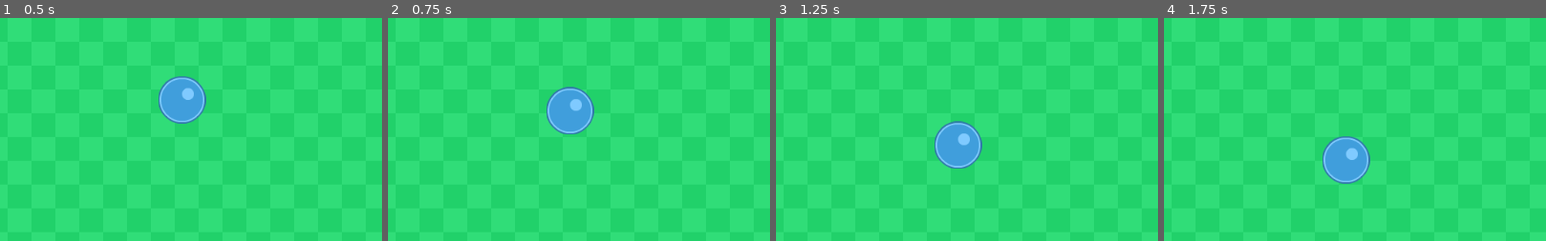
Above: before the commit, frames 1-4 (left to right).
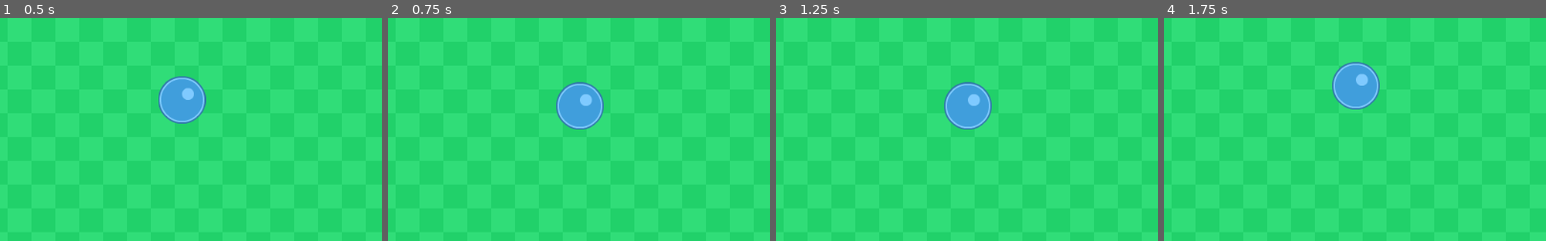
Above: after the commit, the same moments.

Repository: bryandissanayaka/nea-project
Game: Godot game, scene res://Scenes/TestLevel.tscn
Same seed, same stepped clock (60 frames per second), same inputs: the game is played once before the commit and once after it.
Inputs (mouse positions are % of the whole screen's width and height, from its top left):
- Up to frame 1 (0.5 s): no input
- Up to frame 2 (0.75 s): move the mouse to (72, 45) at 0.52 s; hold D (push_right, bound only after the commit) from 0.53 s (still down); tap F (freeze_ball) at 0.6 s; click (72, 45) at 0.67 s
- Up to frame 3 (1.25 s): keep holding D (push_right, bound only after the commit)
- Up to frame 4 (1.75 s): move the mouse to (30, 55) at 1.27 s; release D (push_right, bound only after the commit) at 1.28 s; hold G (reverse_gravity) from 1.28 s (still down); tap F (freeze_ball) at 1.35 s; click (30, 55) at 1.42 s
The pictures show only the part of the screen within x 27-77%, y 0-50%; the shares and areas given below are measured in that part.

Frame 1 is identical in both runs. In frame 2, 1.9% of the frame differs, in the area x 41-57%, y 28-53%; in frame 3, 4.1%; in frame 4, 4.3%, in the area x 41-57%, y 19-75%.

Commit message:
yo

Diff:
--- a/Junk/Debug.gd
+++ b/Junk/Debug.gd
@@ -17,3 +17,6 @@
 	var strg : String = String(a) + divide + String(b) + divide + String(c)
 	print(strg)
 	pass
+
+static func RadToDegrees():
+	return 57.29577951
--- /dev/null
+++ b/Junk/Fibonacci.gd
@@ -0,0 +1,19 @@
+extends Node2D
+
+var x = 0
+var y = 0
+var z = 0
+
+
+func _ready():
+	x = 1
+	y = 1
+	z = x + y
+	print(z)
+	pass
+
+func _process(delta):
+	x = y
+	y = z
+	z = x + y
+	print(z)
--- a/Junk/Scenes/Ball.gd
+++ b/Junk/Scenes/Ball.gd
@@ -1,10 +1,18 @@
 extends RigidBody2D
 
+#gravity variables
 const STOP_BALL_PERCENTAGE = 0.5
 const DECREASE_PERCENTAGE = 0.7
 const REVERSED_GRAVITY_SCALE = -5
 var gravity_reversed_pressed = false
 var gravity_up = false # is gravity going upwards
+
+#freeze variables
+var frozen = false
+
+#pushing variables
+var push_force = 200
+
 
 func _method_one(var delta):
 	if(Input.is_action_just_pressed("reverse_gravity") and not gravity_reversed_pressed):
@@ -21,7 +29,7 @@
 #	print(linear_velocity.y)
 
 
-func _method_two(delta):
+func _handle_gravity_reverse(delta):
 	if(Input.is_action_just_pressed(("reverse_gravity")) and not gravity_reversed_pressed):
 		gravity_scale *= REVERSED_GRAVITY_SCALE
 		gravity_reversed_pressed = true
@@ -37,13 +45,26 @@
 				gravity_scale = 1
 			gravity_reversed_pressed = false
 
+func _handle_freeze():
+	if(Input.is_action_just_pressed("freeze_ball")):
+		if(frozen):
+			mode = RigidBody2D.MODE_RIGID
+			frozen = false
+		else:
+			mode = RigidBody2D.MODE_STATIC
+			frozen = true
+
+func _handle_pushing():
+	if(Input.is_action_just_pressed("push_right")):
+		apply_impulse(Vector2.ZERO, Vector2.RIGHT * push_force)
+	if(Input.is_action_just_pressed("push_left")):
+		apply_impulse(Vector2.ZERO, Vector2.LEFT * push_force)
+
 func _ready():
 	pass
 
-
 func _process(delta):
-#	_method_one(delta)
-	_method_two(delta)
-
-
+	_handle_gravity_reverse(delta)
+	_handle_freeze()
+	_handle_pushing()
 	pass
--- a/Junk/DrawTool.gd
+++ b/Junk/Scenes/DrawTool.gd
@@ -25,14 +25,26 @@
 	line.global_position = start_position + line_midpoint
 	line.scale(line_length / LINE_PIXEL_WIDTH)
 	line.rotate(line_rotation)
+	line.validate()
 
 
-func _set_points():
-	var line = line_scene.instance()
-	add_child(line)
-	line.set_points(start_position, end_position)
+#func _set_points():
+#	var line = line_scene.instance()
+#	add_child(line)
+#	line.set_points(start_position, end_position)
+#	pass
+
+
+func process_input(event):
+	if event is InputEventMouseButton:
+		if event.button_index == BUTTON_LEFT:
+			if event.pressed: #left click pressed
+				start_position = event.global_position
+			else: #left click released
+				end_position = event.global_position
+				_draw_line()
+				#_set_points()
 	pass
-
 
 func _input(event):
 #	if event is InputEventMouseButton:
@@ -46,12 +58,7 @@
 #	elif (event is InputEventMouseMotion) and (is_drawing):
 #		end_position = event.global_position
 
-	if event is InputEventMouseButton:
-		if event.button_index == BUTTON_LEFT:
-			if event.pressed: #left click pressed
-				start_position = event.global_position
-			else: #left click released
-				end_position = event.global_position
-				_draw_line()
-				#_set_points()
+	process_input(event)
+
+
 	pass
--- a/Junk/Scenes/DrawTool.tscn
+++ b/Junk/Scenes/DrawTool.tscn
@@ -1,6 +1,6 @@
 [gd_scene load_steps=3 format=2]
 
-[ext_resource path="res://DrawTool.gd" type="Script" id=1]
+[ext_resource path="res://Scenes/DrawTool.gd" type="Script" id=1]
 [ext_resource path="res://Scenes/StaticLine.tscn" type="PackedScene" id=2]
 
 [node name="DrawTool" type="Node2D"]
--- a/Junk/Scenes/StaticLine.gd
+++ b/Junk/Scenes/StaticLine.gd
@@ -1,16 +1,26 @@
 extends StaticBody2D
 
-#onready var rect = get_node("NinePatchRect")
-onready var line = get_node("Line2D")
+onready var area = get_node("Area2D")
+onready var sprite = get_node("Sprite")
+onready var physics_area = get_node("CollisionShape2D")
+export (PackedScene) var player_scene
+var player_node
+
+func _ready():
+	sprite.set_process(false)
+	physics_area.set_process(false)
+	pass
 
 func scale(var size):
 	scale.x = size
 
-
-func set_points(var start_pos, var end_pos):
-	var array = [start_pos, end_pos]
-	line.set_points(array)
-	Debug.Log2(start_pos, end_pos)
+func validate(): #checks if it overlaps other collision objects before enabling sprite and collision
+	var a = area.get_overlapping_bodies()
+	if a.empty():
+		Debug.Log1("")
+		sprite.set_process(true)
+		physics_area.set_process(true)
+	pass
 
 
 func rotate(var a_rotation):
--- a/Junk/Scenes/StaticLine.tscn
+++ b/Junk/Scenes/StaticLine.tscn
@@ -1,37 +1,27 @@
-[gd_scene load_steps=5 format=2]
+[gd_scene load_steps=6 format=2]
 
 [ext_resource path="res://1px square.png" type="Texture" id=1]
 [ext_resource path="res://Scenes/StaticLine.gd" type="Script" id=2]
-[ext_resource path="res://Sprites/block_square.png" type="Texture" id=3]
+[ext_resource path="res://Scenes/Ball.tscn" type="PackedScene" id=3]
 
 [sub_resource type="RectangleShape2D" id=1]
-extents = Vector2( 0.507813, 0.507813 )
+extents = Vector2( 0.503819, 5.00629 )
 
-[node name="StaticBody2D" type="StaticBody2D"]
+[sub_resource type="RectangleShape2D" id=2]
+extents = Vector2( 0.504381, 4.99543 )
+
+[node name="Body" type="StaticBody2D"]
 script = ExtResource( 2 )
+player_scene = ExtResource( 3 )
 
-[node name="CollisionShape2D" type="CollisionShape2D" parent="."]
+[node name="Area2D" type="Area2D" parent="."]
+
+[node name="CollisionShape2D" type="CollisionShape2D" parent="Area2D"]
 shape = SubResource( 1 )
-
-[node name="NinePatchRect" type="NinePatchRect" parent="."]
-visible = false
-margin_left = -20.0
-margin_top = -20.0
-margin_right = 20.0
-margin_bottom = 20.0
-texture = ExtResource( 3 )
-patch_margin_left = 16
-patch_margin_top = 16
-patch_margin_right = 16
-patch_margin_bottom = 16
-__meta__ = {
-"_edit_use_anchors_": false
-}
-
-[node name="Line2D" type="Line2D" parent="."]
-visible = false
-points = PoolVector2Array( 0, 0, 0, 0 )
 
 [node name="Sprite" type="Sprite" parent="."]
 scale = Vector2( 1, 10 )
 texture = ExtResource( 1 )
+
+[node name="CollisionShape2D" type="CollisionShape2D" parent="."]
+shape = SubResource( 2 )
--- a/Junk/Scenes/TestLevel.tscn
+++ b/Junk/Scenes/TestLevel.tscn
@@ -1,8 +1,11 @@
-[gd_scene load_steps=4 format=2]
+[gd_scene load_steps=5 format=2]
 
 [ext_resource path="res://Sprites/background_green.png" type="Texture" id=1]
 [ext_resource path="res://Scenes/Ball.tscn" type="PackedScene" id=2]
 [ext_resource path="res://Scenes/DrawTool.tscn" type="PackedScene" id=3]
+
+[sub_resource type="RectangleShape2D" id=1]
+extents = Vector2( 571.35, 9.47394 )
 
 [node name="TestLevel" type="Node2D"]
 
@@ -20,3 +23,32 @@
 
 [node name="DrawTool" parent="." instance=ExtResource( 3 )]
 position = Vector2( 0, 0 )
+
+[node name="StaticBody2D" type="StaticBody2D" parent="."]
+position = Vector2( 522.867, -5.03968 )
+
+[node name="CollisionShape2D" type="CollisionShape2D" parent="StaticBody2D"]
+shape = SubResource( 1 )
+
+[node name="StaticBody2D2" type="StaticBody2D" parent="."]
+position = Vector2( 522.867, -5.03968 )
+
+[node name="CollisionShape2D" type="CollisionShape2D" parent="StaticBody2D2"]
+position = Vector2( -5.03967, 599.722 )
+shape = SubResource( 1 )
+
+[node name="StaticBody2D3" type="StaticBody2D" parent="."]
+position = Vector2( 522.867, -5.03968 )
+
+[node name="CollisionShape2D" type="CollisionShape2D" parent="StaticBody2D3"]
+position = Vector2( 505.228, 316.24 )
+rotation = 1.5708
+shape = SubResource( 1 )
+
+[node name="StaticBody2D4" type="StaticBody2D" parent="."]
+position = Vector2( 522.867, -5.03968 )
+
+[node name="CollisionShape2D" type="CollisionShape2D" parent="StaticBody2D4"]
+position = Vector2( -529.167, 308.681 )
+rotation = 1.5708
+shape = SubResource( 1 )
--- a/Junk/project.godot
+++ b/Junk/project.godot
@@ -47,6 +47,16 @@
 "events": [ Object(InputEventMouseButton,"resource_local_to_scene":false,"resource_name":"","device":-1,"alt":false,"sh …(213 unchanged characters)…
  ]
 }
+push_right={
+"deadzone": 0.5,
+"events": [ Object(InputEventKey,"resource_local_to_scene":false,"resource_name":"","device":0,"alt":false,"shift":false,"control":false,"meta":false,"command":false,"pressed":false,"scancode":68,"unicode":0,"echo":false,"script":null)
+ ]
+}
+push_left={
+"deadzone": 0.5,
+"events": [ Object(InputEventKey,"resource_local_to_scene":false,"resource_name":"","device":0,"alt":false,"shift":false,"control":false,"meta":false,"command":false,"pressed":false,"scancode":65,"unicode":0,"echo":false,"script":null)
+ ]
+}
 
 [physics]
 
